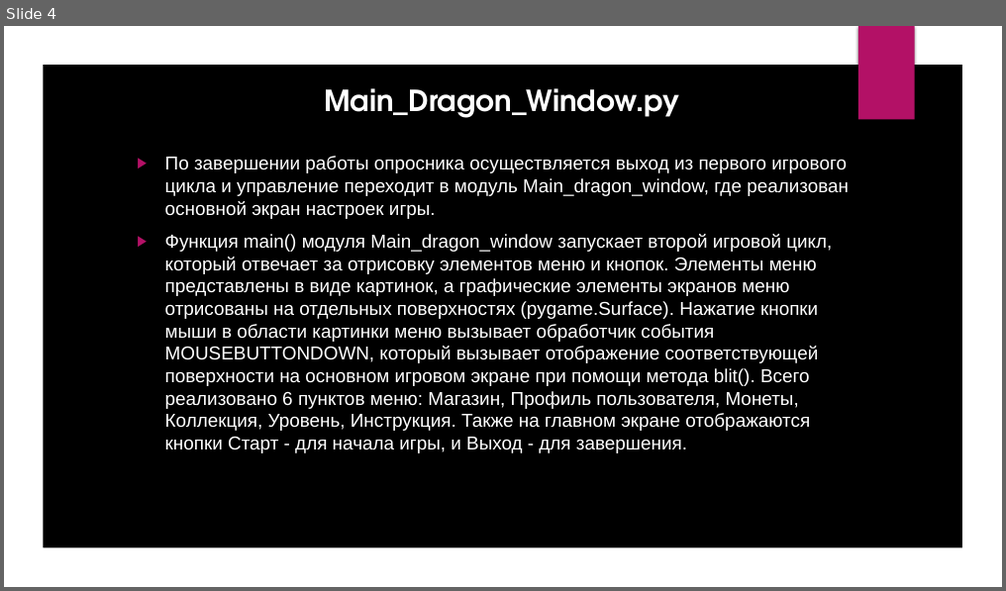
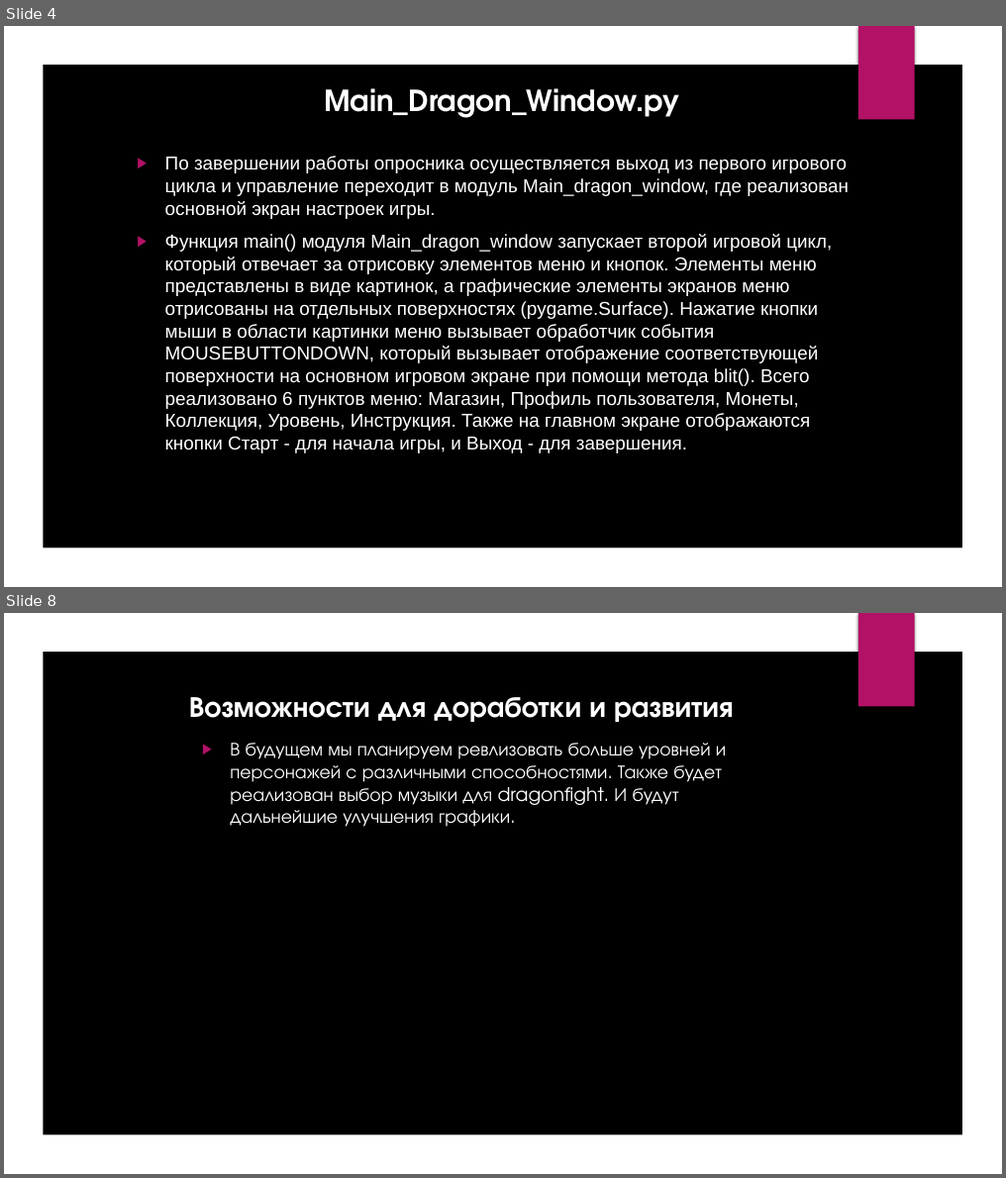
Before and after one commit to VeraPavlovskaya/PyGameProject, a slide deck: presentation.pptx. Shown one above the other, each under a label of ours: slide 4 before the commit, slides 4 and 8 after it; the slides between them are not shown. The pictures are 1006x591 and 1006x1178 pixels, drawn with LibreOffice and Linux fonts; fonts in the diff are those of the drawing; background and template pictures are left out. Boxes give left, top, right and bottom in pixels: in the first picture for what was removed or moved away, otherwise in the second. Text is boxed around its words. In the diff, an @@ line names an element or a change of style, - is before the commit and + after.

```diff
--- a/presentation.pptx
+++ b/presentation.pptx
@@ slide 8 added at [4, 613, 1002, 1174], background picture (left out); not listed: 5 template elements that a slide beside it also shows @@
@@ rectangle added at [4, 613, 1002, 1174], fill #000000 @@
@@ freeform shape added at [4, 613, 1002, 1174], fill #FFFFFF @@
@@ rectangle added at [858, 613, 915, 707], fill #B31166 @@
@@ title added at [189, 697, 733, 722], 28 pt, text #FFFFFF, bold @@
+Возможности для доработки и развития
@@ text added at [230, 743, 726, 827], 18 pt, text #FFFFFF @@
+▶ В будущем мы планируем ревлизовать больше уровней и персонажей с различными способностями. Также будет реализован выбор музыки для dragonfight. И будут дальнейшие улучшения графики.
```
Also in this commit, not shown: 1 slide changed, 4 other slides added.
